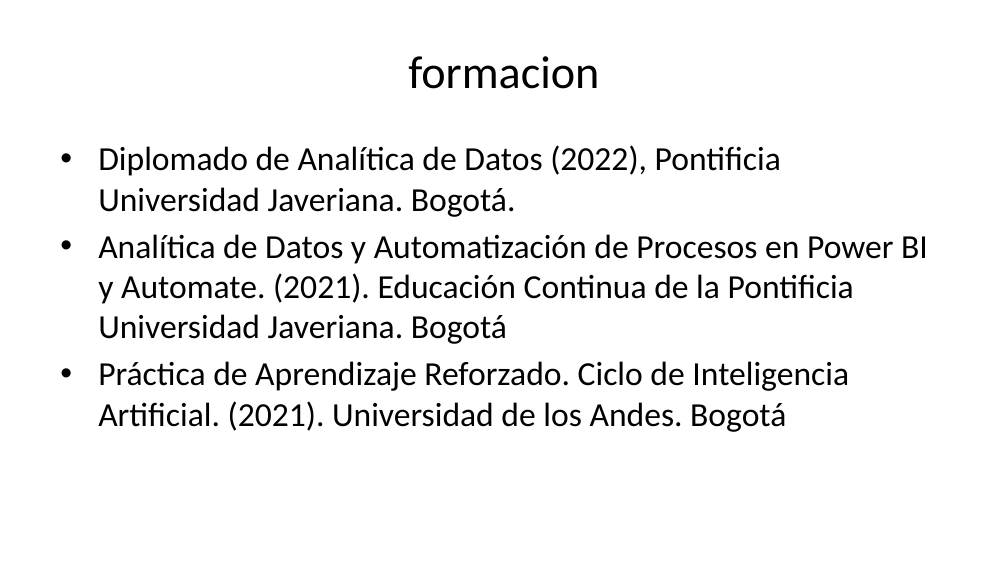
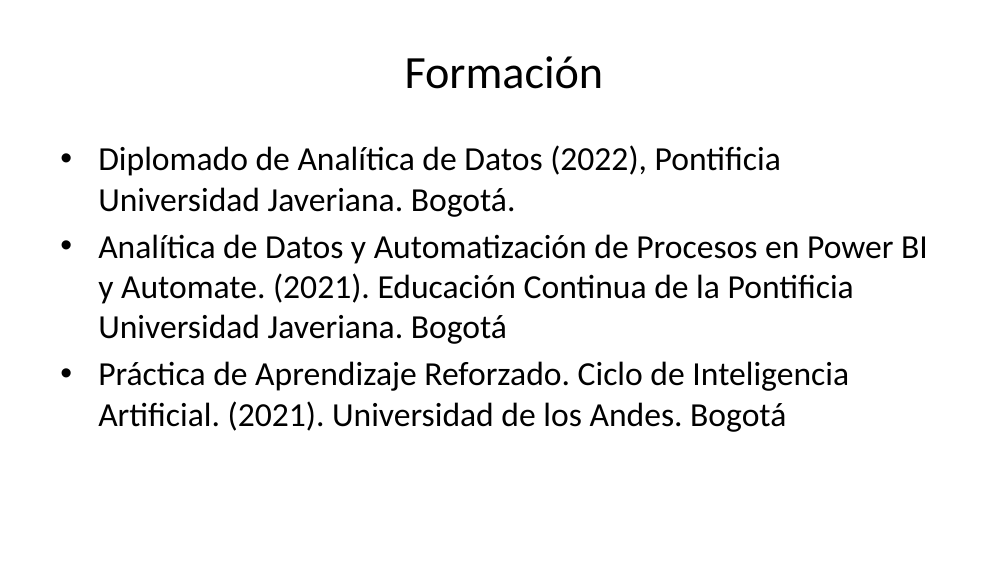
Before and after one commit to hwong23/tex-plantll-hv, a slide deck: slide 10 of output/presentation.pptx (slide 9 before the commit). Drawn at 1008x567 pixels with LibreOffice and Linux fonts; fonts in the diff are those of the drawing. Boxes give left, top, right and bottom in pixels: in the first picture for what was removed or moved away, otherwise in the second. Text is boxed around its words. In the diff, an @@ line names an element or a change of style, - is before the commit and + after.

```diff
--- a/output/presentation.pptx
+++ b/output/presentation.pptx
@@ title at <box>405,56,604,89</box>: text changed @@
-formacion
+Formación
```
Also in this commit, not shown: 6 other slides changed, 1 slide added, 5 other files.
